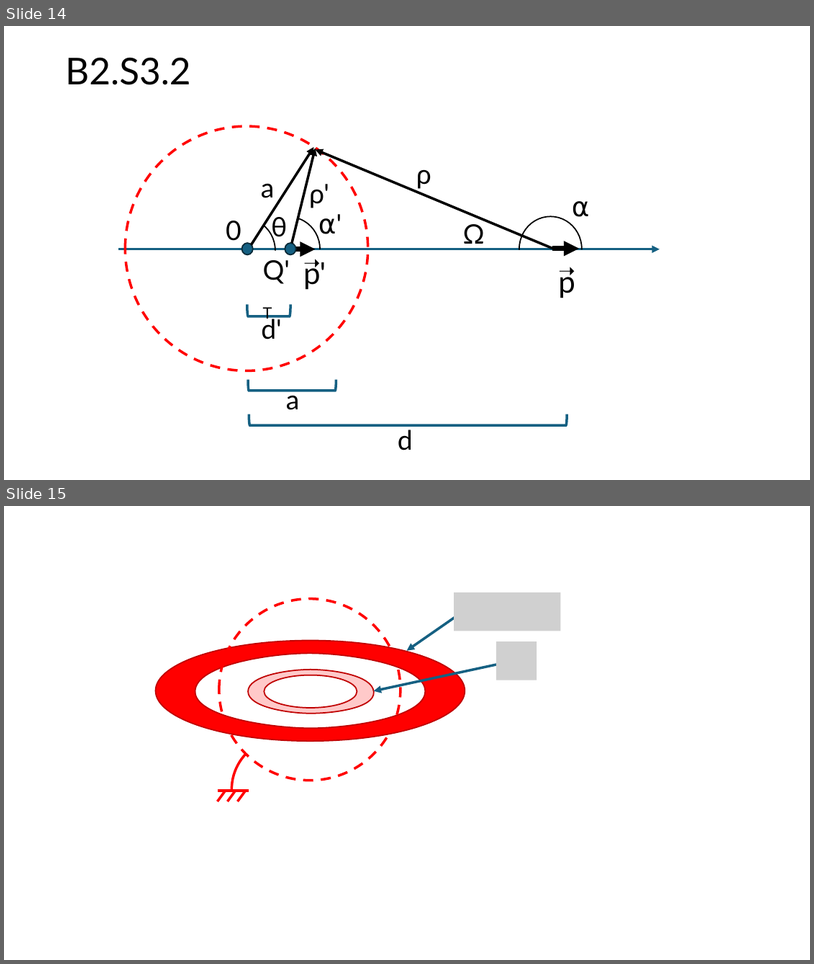
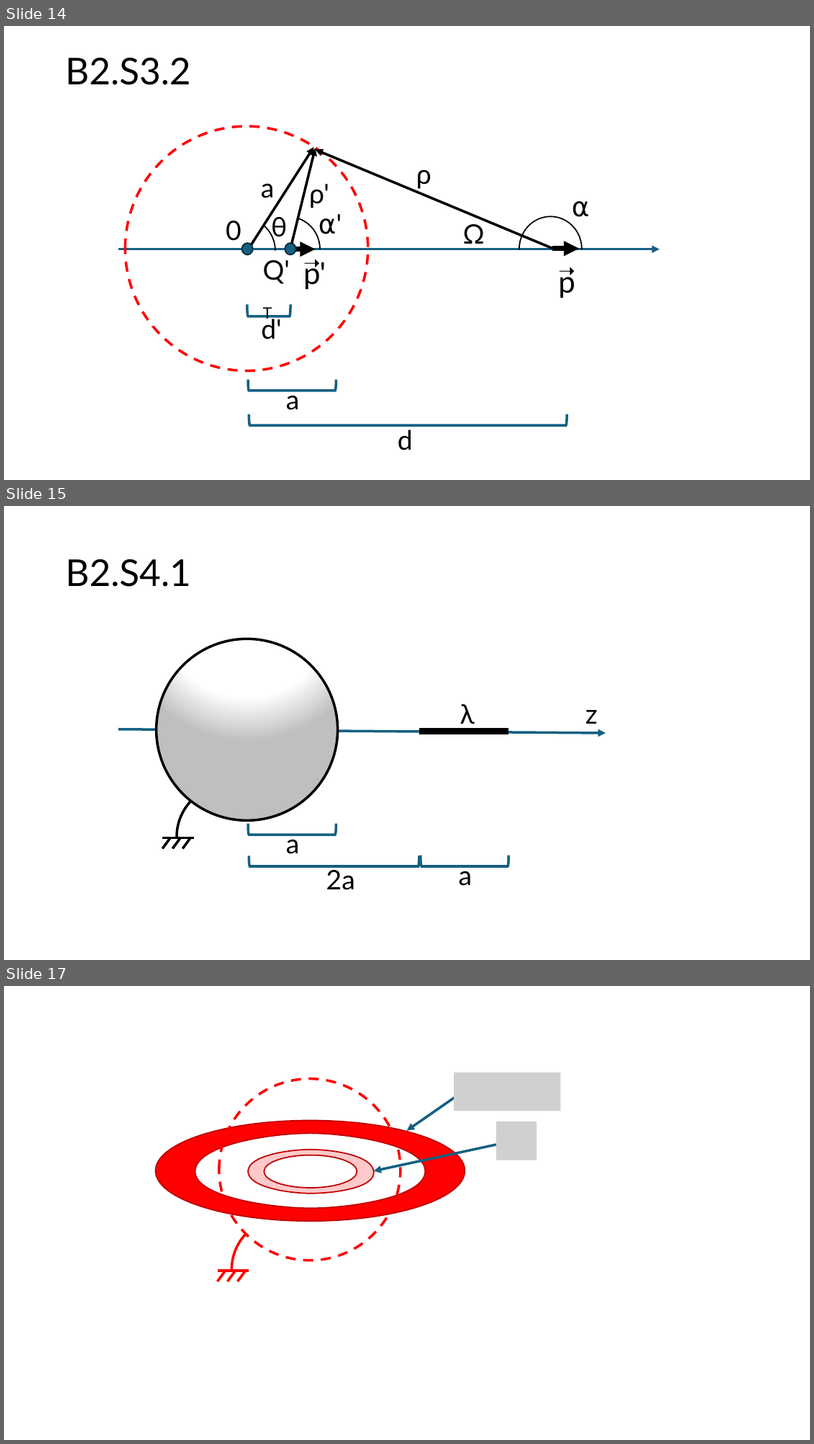
Before and after one commit to GuillermoRegodon/jupyter-em1fisuco-problemas, a slide deck: images/Images.pptx. Shown one above the other, each under a label of ours: slides 14 and 15 before the commit, slides 14, 15 and 17 after it; the slides between them are not shown. The pictures are 814x964 and 814x1444 pixels, drawn with LibreOffice and Linux fonts; fonts in the diff are those of the drawing; grey boxes stand for pictures. Boxes give left, top, right and bottom in pixels: in the first picture for what was removed or moved away, otherwise in the second. Text is boxed around its words. In the diff, an @@ line names an element or a change of style, - is before the commit and + after.

```diff
--- a/images/Images.pptx
+++ b/images/Images.pptx
@@ slide 15 added at [4,506,810,960], background #FFFFFF @@
@@ title added at [65,559,191,587], 44 pt, text #000000 @@
+B2.S4.1
@@ ellipse added at [129,611,365,847], fill gradient #FFFFFF to #BFBFBF, outline #000000 3 pt @@
@@ text added at [460,704,475,728], 32 pt, text #000000 @@
+λ
@@ text added at [586,710,598,723], 32 pt, text #000000 @@
+z
@@ arrow added from (118, 729) to (606, 733), #156082 3 pt @@
@@ ellipse added at [242,723,253,734], fill #156082, outline #092A39 1.5 pt @@
@@ line added from (419, 731) to (509, 731), #000000 7.5 pt @@
@@ arc (boxed as its full ellipse) added at [177,782,291,890], outline #000000 3 pt @@
@@ left bracket added at [248,824,336,834], outline #156082 3 pt @@
@@ group added at [162,837,194,849]: 4 lines @@
@@ text added at [286,833,300,854], 32 pt, text #000000 @@
+a
@@ left bracket added at [249,856,419,867], outline #156082 3 pt @@
@@ text added at [327,866,355,890], 32 pt, text #000000 @@
+2a
@@ left bracket added at [421,855,509,866], outline #156082 3 pt @@
@@ text added at [459,865,473,885], 32 pt, text #000000 @@
+a
@@ what was slide 15 is now slide 17 @@
```
Also in this commit, not shown: 1 other slide added, 56 other files.
